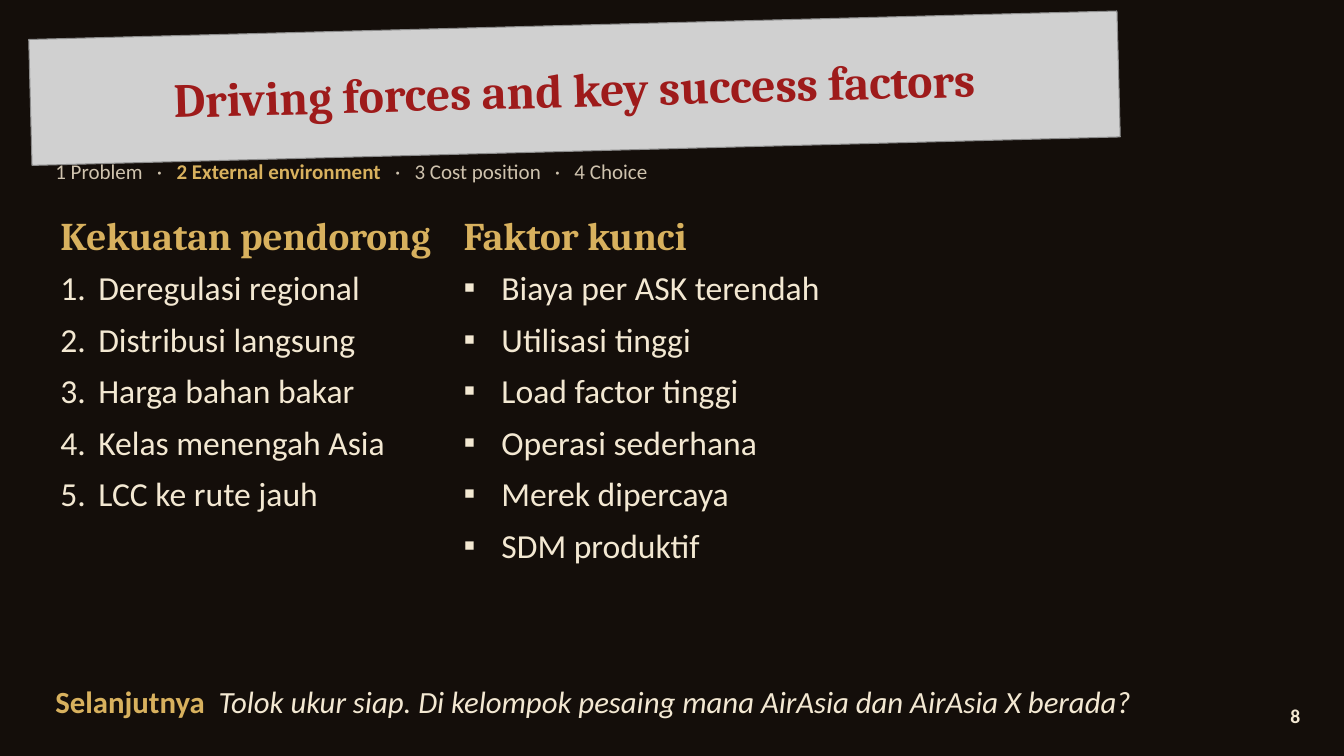
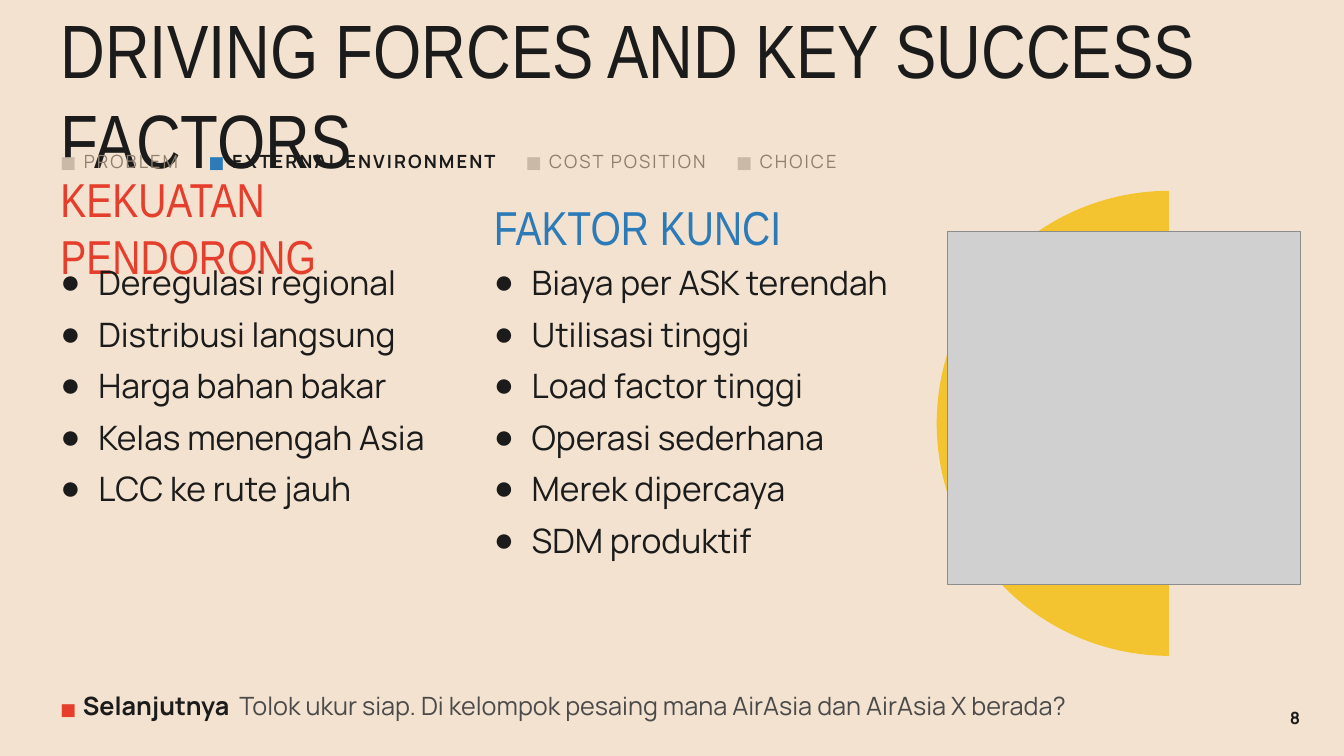
Before and after one commit to aslihabnuri/Dom-Manipulation, a slide deck: slide 8 of strategic-management/airasia-case/SMJKT_Group 3_Aslih_Case AirAsia.pptx. Drawn at 1344x756 pixels with LibreOffice and Linux fonts; fonts in the diff are those of the drawing; grey boxes stand for pictures; background and template pictures are left out. Boxes give left, top, right and bottom in pixels: in the first picture for what was removed or moved away, otherwise in the second. Text is boxed around its words. In the diff, an @@ line names an element or a change of style, - is before the commit and + after.

```diff
--- a/strategic-management/airasia-case/SMJKT_Group 3_Aslih_Case AirAsia.pptx
+++ b/strategic-management/airasia-case/SMJKT_Group 3_Aslih_Case AirAsia.pptx
@@ background picture (left out) to #F3E2CF @@
@@ picture removed at (29, 11, 1121, 165) @@
@@ text at (60, 25, 1194, 170): text changed; size 34 to 54 pt; font Cambria to Arial Narrow; text colour #9E1B1B to #1B1B1B; bold off @@
-Driving forces and key success factors
+DRIVING FORCES AND KEY SUCCESS FACTORS
@@ text "DRIVING FORCES AND KEY SUCCESS ..." at (60, 25, 1194, 170): rotation 358 to 0 degrees @@
@@ text at (84, 151, 837, 169): text changed; size 15 to 13 pt; font Calibri to Manrope; text colour #CFC3AE to #8E7F6E @@
-1 Problem · 2 External environment · 3 Cost position · 4 Choice
+■ PROBLEM ■ EXTERNAL ENVIRONMENT ■ COST POSITION ■ CHOICE
@@ text at (60, 184, 315, 284): text changed; size 28 to 34 pt; font Cambria to Arial Narrow; text colour #D8B15E to #E63E2C; bold off @@
-Kekuatan pendorong
+KEKUATAN PENDORONG
@@ ellipse added at (938, 192, 1344, 655), fill #F4C430, outline #F4C430 1 pt @@
@@ rectangle added at (1170, 190, 1344, 657), fill #F3E2CF, outline #F3E2CF 1 pt @@
@@ text at (494, 211, 781, 246): text changed; size 28 to 34 pt; font Cambria to Arial Narrow; text colour #D8B15E to #2C7BB8; bold off @@
-Faktor kunci
+FAKTOR KUNCI
@@ picture added at (948, 232, 1301, 585) @@
@@ text "Deregulasi regional" at (98, 264, 424, 509): font Calibri to Manrope, text colour #F3E8D2 to #1B1B1B; bullet 1. to ● @@
@@ text "Biaya per ASK terendah": place and size @@
-text "Biaya per ASK terendah" at (501, 276, 820, 564)
+text "Biaya per ASK terendah" at (532, 322, 824, 561)
@@ text "Biaya per ASK terendah" at (532, 322, 824, 561): font Calibri to Manrope, text colour #F3E8D2 to #1B1B1B; bullet ▪ to ● @@
@@ text at (83, 696, 1065, 722): text changed; size 22 to 18 pt; font Calibri to Manrope; text colour #F3E8D2 to #4A4A4A; italic off @@
-Selanjutnya Tolok ukur siap. Di kelompok pesaing mana AirAsia dan AirAsia X berada?
+■ Selanjutnya Tolok ukur siap. Di kelompok pesaing mana AirAsia dan AirAsia X berada?
@@ text "8" at (1290, 711, 1300, 725): size 14 to 12 pt, font Calibri to Manrope, text colour #F3E8D2 to #1B1B1B @@
```
Also in this commit, not shown: 19 other slides changed, 24 other files.
